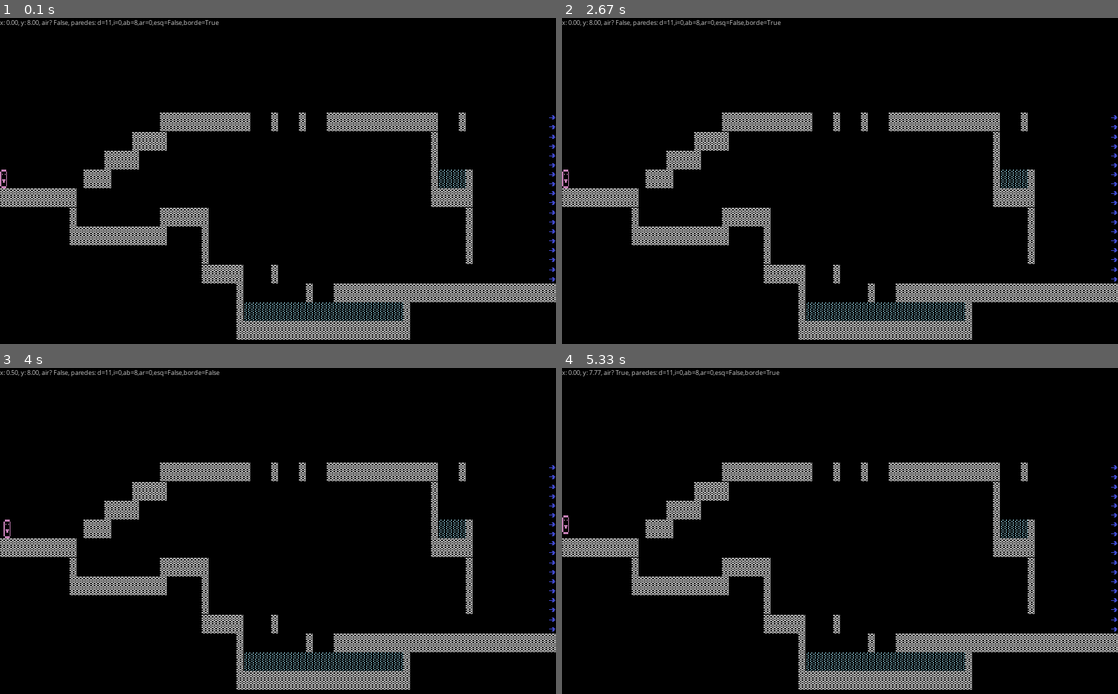
Above: before the commit, frames 1-4 (two rows, left to right).
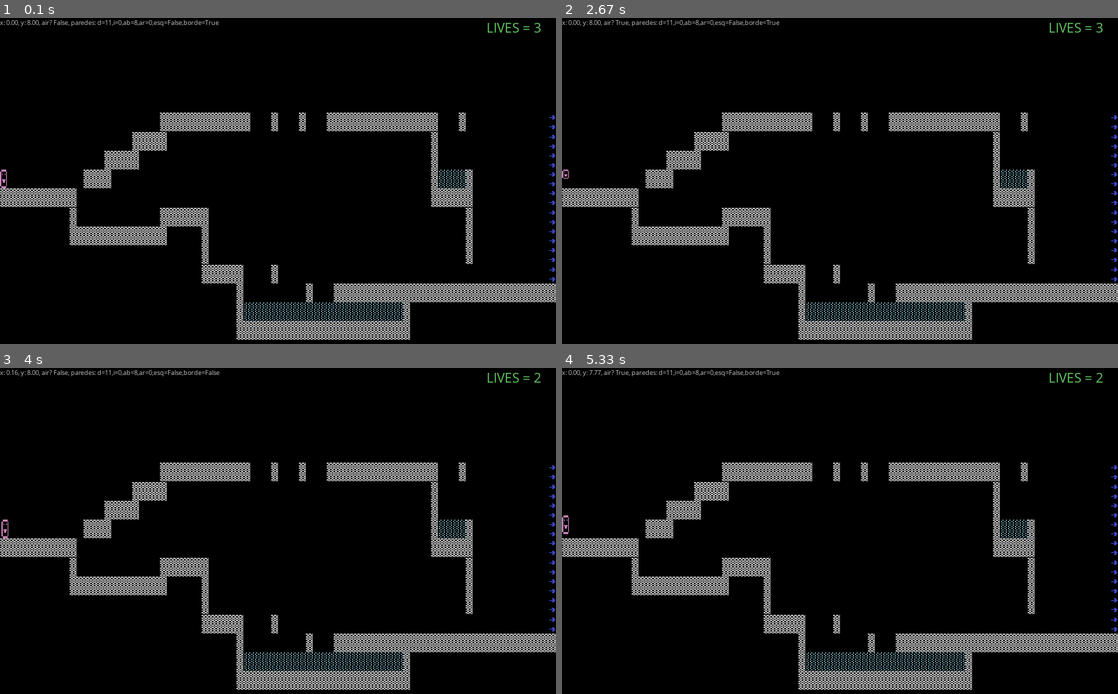
Above: after the commit, the same moments.

Repository: Poncho-dotnet/superfco
Game: pygame game, started from pygames/superfco/superfco.py
The game is run twice, just before and just after one commit, with the same random seed, the same clock (stepped at 60 frames per second) and the same inputs.
Inputs:
- Up to frame 1 (0.1 s): no input
- Up to frame 2 (2.67 s): tap 2 at 0.33 s; tap 8 at 1.67 s
- Up to frame 3 (4 s): tap Space at 3 s; tap 6 at 3.33 s
- Up to frame 4 (5.33 s): tap 7 at 4.67 s

The runs differ from the first frame. In frame 1, 0.1% of the frame differs, in the area x 87-98%, y 1-5%; in frame 2, 0.4%, in the area x 0-98%, y 0-53%; in frame 3, 0.2%; in frame 4, 0.1%.

Commit message:
Added lives counter top right

Diff:
--- a/pygames/superfco/entities.py
+++ b/pygames/superfco/entities.py
@@ -32,6 +32,7 @@
         BaseEntity.__init__(self, posx, posy, screen, cols, rows)
         self.vspeed = 0.0
         self.hspeed = 0
+        self.is_dead = False
 
     def move_lat(self, direction, ticks):
         self.posx += direction * self.hmaxspeed * ticks / 1000
@@ -74,6 +75,10 @@
             self.posy = borde.arriba
             self.vspeed = 0
         if self.posy > borde.abajo:
+            if self.vspeed > 1.0:
+                self.is_dead = True
+                self.image = self.images[1]
+
             self.posy = borde.abajo
             self.vspeed = 0
 
@@ -93,19 +98,22 @@
         BaseEntity.__init__(self, posx, posy, screen, cols, rows)
 
 class Text(pygame.sprite.Sprite):
-    def __init__(self, text, size, color, width, height):
+    def __init__(self, text, size, color, width, height, position):
         pygame.sprite.Sprite.__init__(self, self.containers)
         self.color = color
         self.width = width
         self.height = height
+        self.position = position
 
         self.font = pygame.font.SysFont("Comic Sans MS", size)
         self.surface = self.font.render(text, 1, self.color)
         self.image = pygame.Surface((self.width, self.height))
-        self.image.blit(self.surface, [0, 0])
+        self.image.blit(self.surface, [0,0])
+
         self.rect = self.image.get_rect()
+        self.rect.topleft = position
 
     def set_text(self, text):
         self.surface = self.font.render(text, 1, self.color)
         self.image = pygame.Surface((self.width, self.height))
-        self.image.blit(self.surface, [0, 0])
+        self.image.blit(self.surface, [0,0])
--- a/pygames/superfco/superfco.py
+++ b/pygames/superfco/superfco.py
@@ -67,7 +67,7 @@
     return player
 
 
-def play_level(screen, currentlvl):
+def play_level(screen, currentlvl, lives):
     # create the background
     background = pygame.Surface(SCREENRECT.size)
     background.fill(color = (0, 0, 0))
@@ -93,7 +93,8 @@
     player = draw_level(structure)
 
     # debug text
-    debugtext = entities.Text("Starting...", 10, (200,200,200), 500, 50)
+    debugtext = entities.Text("Starting...", 10, (200,200,200), 500, 50, [0,0])
+    livestext = entities.Text(f"LIVES = {lives}", 20, (100,200,100), 100, 50, (SCREENRECT.width - 100,0))
 
     # setup clock
     clock = pygame.time.Clock()
@@ -162,6 +163,11 @@
         for goal in pygame.sprite.spritecollide(player, goals, 0):
             return "goal"
 
+        # detect dead
+        if player.is_dead:
+            pygame.time.delay(1000)
+            return "dead"
+
         # cap the framerate
         ticks = clock.tick(FRAMERATE)
 
@@ -198,21 +204,24 @@
     player_img = load_image(PLAYER_IMG)
     player_img = pygame.transform.scale(player_img, (SCREENRECT.width / COLUMNS, SCREENRECT.height / ROWS))
     player_img.set_colorkey((0,0,0))
-    entities.Player.images = [player_img]
+    entities.Player.images = [player_img, pygame.transform.scale(player_img, (SCREENRECT.width / COLUMNS, SCREENRECT.height / ROWS / 2))]
 
     # global vars
     currentlvl = 3
+    lives = 3
 
     # starto!
     while True:
         screen.fill( color = (0,0,0))
         pygame.display.update()
 
-        result = play_level(screen, currentlvl)
-
-        if (result == "goal"):
+        result = play_level(screen, currentlvl, lives)
+
+        if result == "goal":
             currentlvl += 1
-        if (result == "quit"):
+        if result == "dead":
+            lives -= 1
+        if result == "quit":
             return
 
 
